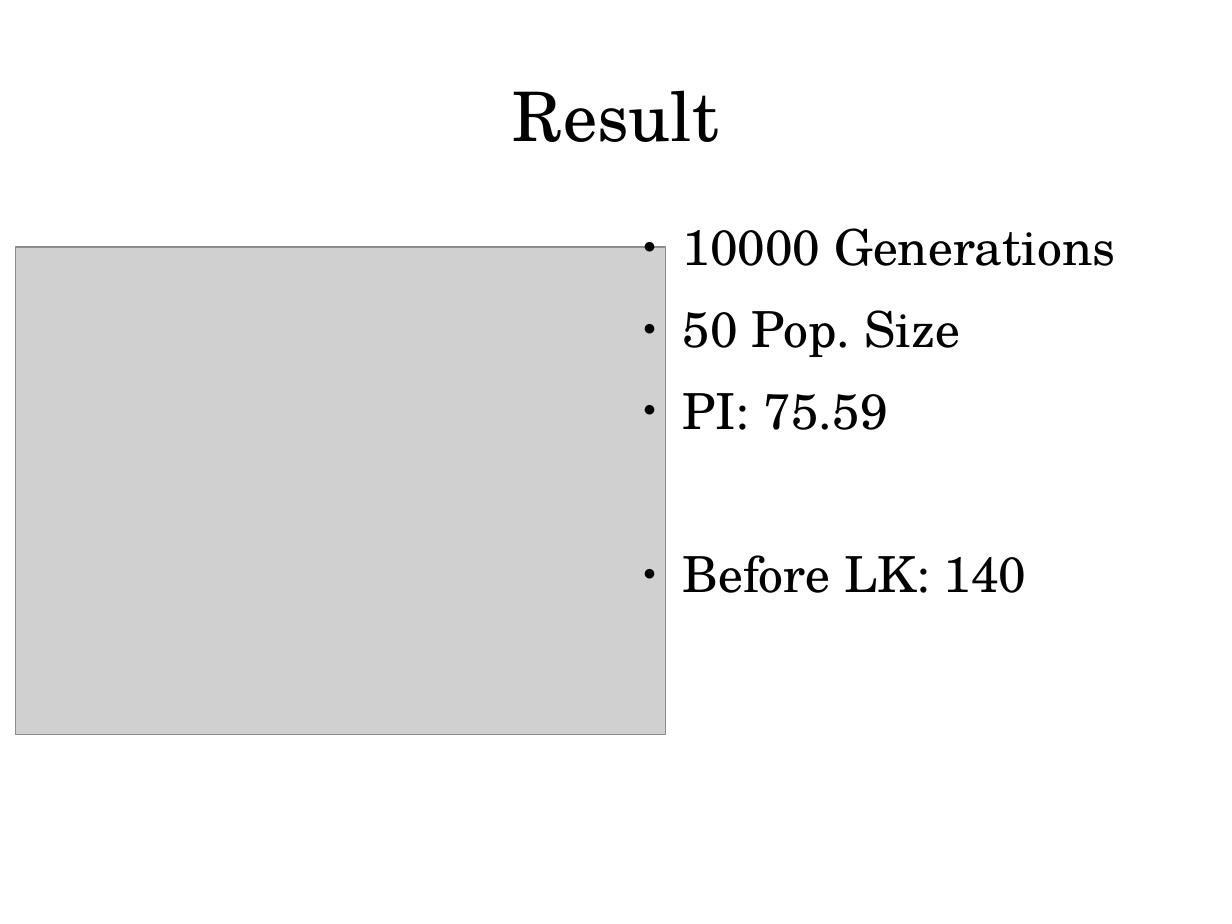
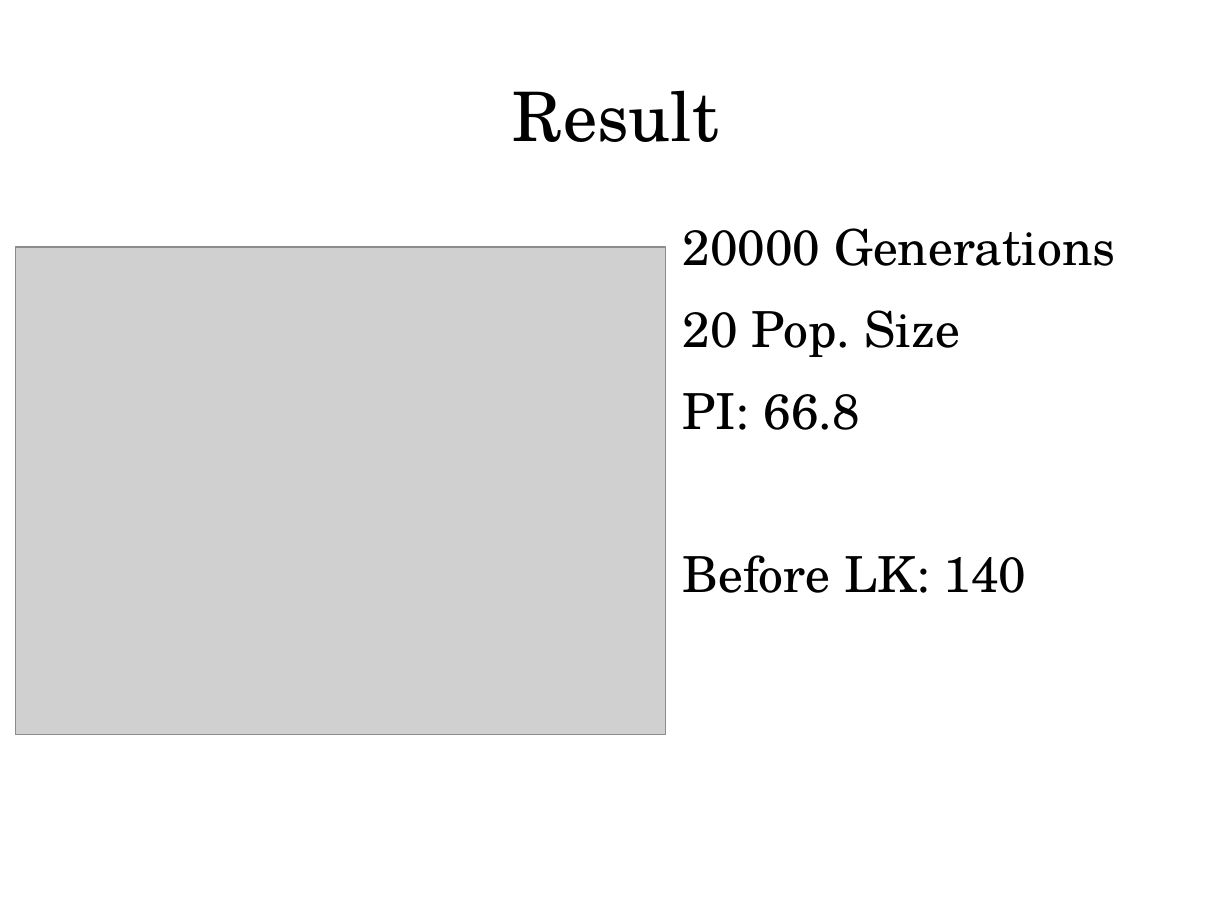
Before and after one commit to LBPeterson/VEL113F_Genetic-Algorithms, a slide deck: slide 13 of Presentation/presentation.odp (slide 10 before the commit). Drawn at 1232x924 pixels with LibreOffice and Linux fonts; fonts in the diff are those of the drawing; grey boxes stand for pictures. Boxes give left, top, right and bottom in pixels: in the first picture for what was removed or moved away, otherwise in the second. Text is boxed around its words. In the diff, an @@ line names an element or a change of style, - is before the commit and + after.

```diff
--- a/Presentation/presentation.odp
+++ b/Presentation/presentation.odp
@@ text at (x1=683, y1=228, x2=1115, y2=430): text changed @@
-● 10000 Generations
-● 50 Pop. Size
-● PI: 75.59
+20000 Generations
+20 Pop. Size
+PI: 66.8
```
Also in this commit, not shown: 2 other slides changed, 2 slides added, 21 other files.
